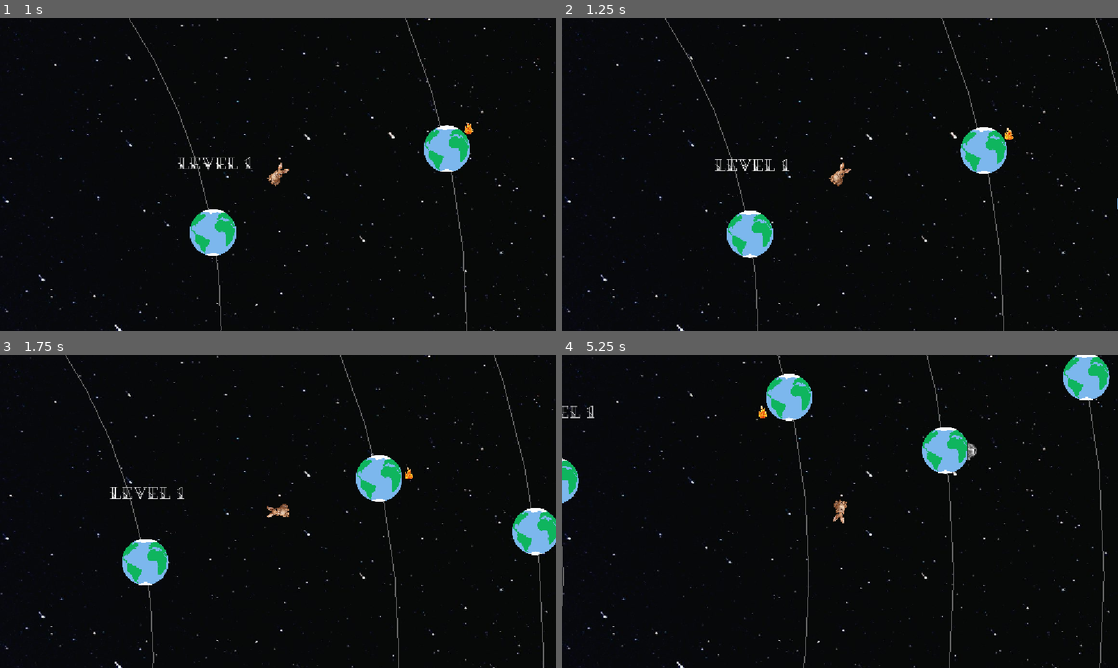
Above: before the commit, frames 1-4 (two rows, left to right).
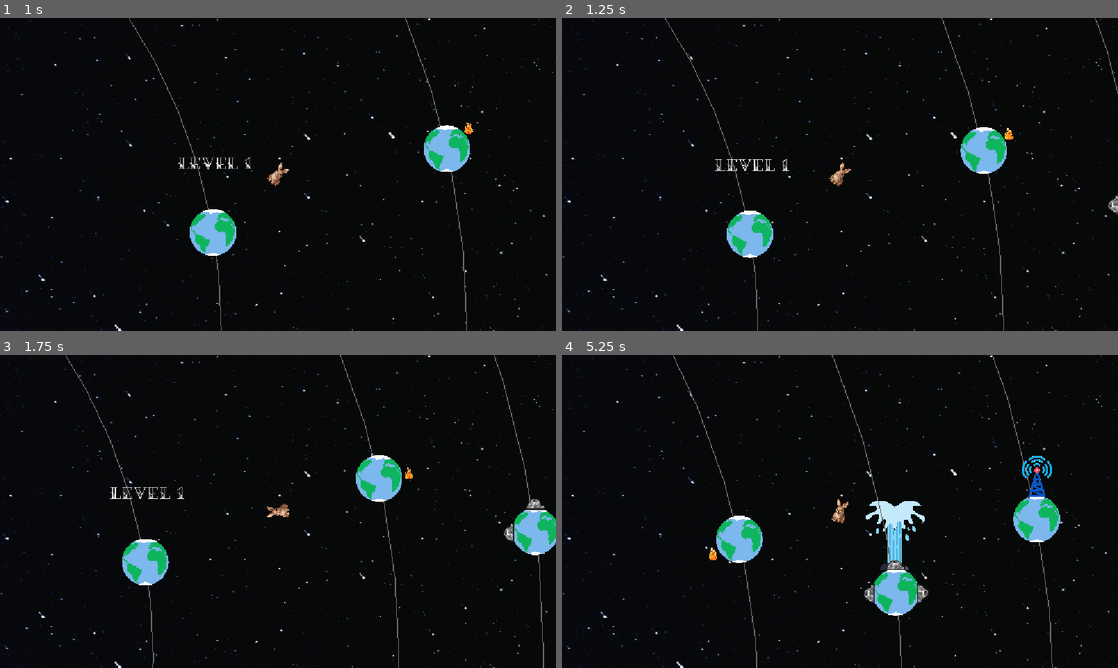
Above: after the commit, the same moments.

Repository: Dandandooo/planet-hopper
Game: Godot game, scene res://levels/level1.tscn
Two runs of this game, one before a commit and one after it. Both use one fixed random seed, a clock stepped at 60 frames per second and the inputs below. This scene is started directly instead of the project's main scene. Sound files missing from this copy of the repository are replaced by a short silence.
Inputs (mouse positions are in pixels of both pictures, inside the frame that each line leads up to):
- Up to frame 1 (1 s): tap Enter at 0.5 s; move the mouse to (400, 158) at 0.52 s; hold Right (right) from 0.53 s (still down); tap Space (jump) at 0.6, 0.77 s; click (400, 158) at 0.67 s
- Up to frame 2 (1.25 s): keep holding Right (right); tap Space (jump) at 1.07 s
- Up to frame 3 (1.75 s): move the mouse to (166, 527) at 1.27 s; release Right (right) at 1.28 s; hold Left (left) from 1.28 s (still down); tap E (radio) at 1.35 s; tap Space (jump) at 1.52, 1.55 s
- Up to frame 4 (5.25 s): tap Space (jump) at 1.82, 2.3, 3.02, 3.05, 3.32, 3.6, 3.77, 4.07, 4.52, 4.55, 4.82 s; move the mouse to (895, 442) at 2.02 s; release Left (left) at 2.03 s; hold Right (right) 2.03-3.53 s; tap Enter at 2.1, 5.1 s; move the mouse to (812, 574) at 2.77 s; tap F at 2.85 s; click (812, 574) at 2.92 s; move the mouse to (1006, 558) at 3.52 s; hold Left (left) from 3.53 s (still down); move the mouse to (673, 464) at 4.27 s; tap E (radio) at 4.35 s; move the mouse to (867, 511) at 5.02 s; click (867, 511) at 5.17 s

Frame 1 is identical in both runs. In frame 2, less than 0.1% of the frame differs, in the area x 98-100%, y 56-63%; in frame 3, 0.2%; in frame 4, 8.9%, in the area x 0-99%, y 0-100%.

Commit message:
new death button

Diff:
--- a/components/wabbit.gd
+++ b/components/wabbit.gd
@@ -43,7 +43,8 @@
 			planets.append(planet)
 
 func _physics_process(delta: float) -> void:
-	var jump: bool = Input.get_action_strength(inputs.jump) > 0
+	if is_dead:
+		return
 
 	_zoom_to_planets()
 	_check_air_time(delta)
@@ -156,6 +157,10 @@
 			die()
 			return
 
+func burn() -> void:
+	# TODO
+	die()
+
 func die() -> void:
 	if is_dead:
 		return
--- a/levels/death_screen.tscn
+++ b/levels/death_screen.tscn
@@ -1,9 +1,10 @@
-[gd_scene load_steps=4 format=3 uid="uid://bbt2lmpwfubxw"]
+[gd_scene load_steps=6 format=3 uid="uid://bbt2lmpwfubxw"]
 
 [ext_resource type="FontFile" uid="uid://6itdgxw407xi" path="res://assets/fonts/Zapfino.ttf" id="1_lo7vt"]
 [ext_resource type="Script" uid="uid://cgysknkb138ra" path="res://levels/death_screen.gd" id="1_sxiwv"]
 [ext_resource type="Texture2D" uid="uid://bf5euh6c0qxqa" path="res://assets/tiles/skulls6.jpeg" id="2_jvqxm"]
 [ext_resource type="Texture2D" uid="uid://caggnqeig6pbu" path="res://assets/dead-easter-bunny.png" id="3_sxiwv"]
+[ext_resource type="FontFile" uid="uid://boceqylwt2ko5" path="res://assets/fonts/LoRes9PlusOT-WideBoldAlt.otf" id="4_jrsg4"]
 
 [node name="DeathScreen" type="Control"]
 layout_mode = 3
@@ -54,16 +55,20 @@
 anchor_top = 0.5
 anchor_right = 0.5
 anchor_bottom = 0.5
-offset_left = -381.0
-offset_top = 638.0
-offset_right = 381.0
-offset_bottom = 918.0
+offset_left = -88.0
+offset_top = 116.0
+offset_right = 88.0
+offset_bottom = 196.0
 grow_horizontal = 2
 grow_vertical = 2
+theme_override_fonts/font = ExtResource("4_jrsg4")
+theme_override_font_sizes/font_size = 32
 text = "Restart Level"
 
-[connection signal="pressed" from="Button" to="." method="_on_button_pressed"]
-[node name="DeadEasterBunny" type="Sprite2D" parent="."]
-position = Vector2(544, 512)
+[node name="DeadEasterBunny" type="Sprite2D" parent="Button"]
+visible = false
+position = Vector2(64, 135.99997)
 scale = Vector2(0.63795966, 0.64500004)
 texture = ExtResource("3_sxiwv")
+
+[connection signal="pressed" from="Button" to="." method="_on_button_pressed"]
--- a/levels/level1.tscn
+++ b/levels/level1.tscn
@@ -8,6 +8,7 @@
 [ext_resource type="PackedScene" uid="uid://bqk8n5j3m4xyi" path="res://components/enemy.tscn" id="6_pdpul"]
 [ext_resource type="PackedScene" uid="uid://c8k3n4j2m5x0i" path="res://components/radio_station.tscn" id="7_8hd6v"]
 [ext_resource type="FontFile" uid="uid://b8vopmule5iep" path="res://assets/fonts/FairwaterDecoSerif-Regular.otf" id="8_045es"]
+[ext_resource type="PackedScene" uid="uid://cop34v84kwdsj" path="res://components/tower.tscn" id="8_omn1t"]
 
 [sub_resource type="PhysicsMaterial" id="PhysicsMaterial_pdtm5"]
 rough = true
@@ -55,6 +56,13 @@
 rotation = 1.5707964
 launch_strength = 1200
 
+[node name="Geyser2" parent="Star/Planet3" instance=ExtResource("4_ua5ty")]
+position = Vector2(-174, 12)
+rotation = -1.5707964
+
+[node name="Geyser3" parent="Star/Planet3" instance=ExtResource("4_ua5ty")]
+position = Vector2(-2, -180)
+
 [node name="Planet4" parent="Star" instance=ExtResource("2_pdtm5")]
 position = Vector2(4519, -825)
 scale = Vector2(0.5, 0.5)
@@ -64,6 +72,10 @@
 position = Vector2(0, -250)
 scale = Vector2(0.5, 0.5)
 
+[node name="Tower" parent="Star/Planet4" instance=ExtResource("8_omn1t")]
+position = Vector2(2, -344)
+scale = Vector2(2, 2)
+
 [node name="Label" type="Label" parent="."]
 offset_left = 7.0
 offset_top = 55.0
Not shown: 1 places in levels/level1.tscn that only renumber resources
